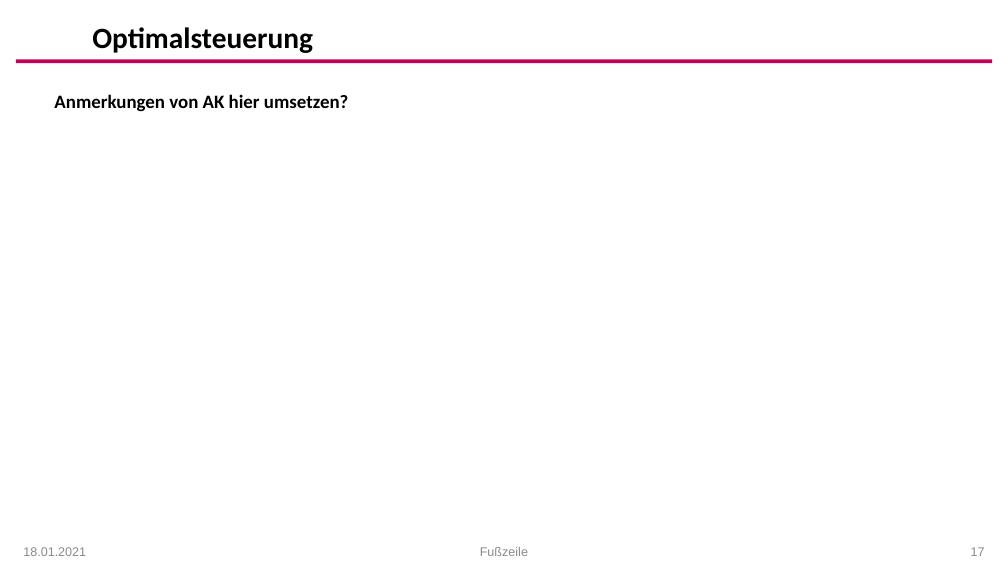
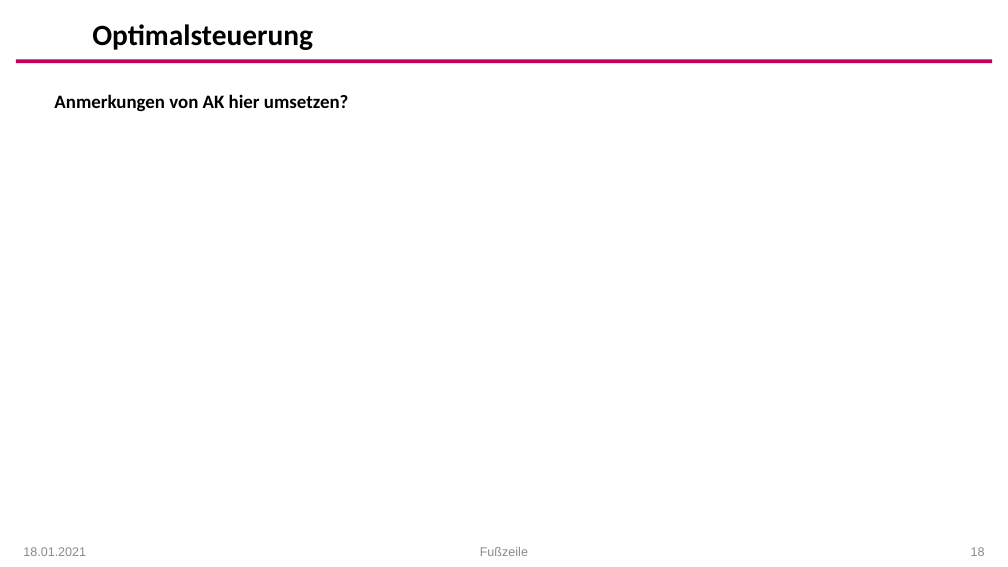
Before and after one commit to arehmer/DigitalTwinInjectionMoulding, a slide deck: slide 18 of Präsentationen/Kick-Off_Agenda.pptx (slide 17 before the commit). Drawn at 1008x567 pixels with LibreOffice and Linux fonts; fonts in the diff are those of the drawing; background and template pictures are left out. Boxes give left, top, right and bottom in pixels: in the first picture for what was removed or moved away, otherwise in the second. Text is boxed around its words. In the diff, an @@ line names an element or a change of style, - is before the commit and + after.

```diff
--- a/Präsentationen/Kick-Off_Agenda.pptx
+++ b/Präsentationen/Kick-Off_Agenda.pptx
@@ text "Optimalsteuerung" at [92,24,313,50]: line spacing 1 to 0.9 @@
@@ page number at [971,547,985,556]: text changed @@
-17
+18
```
Also in this commit, not shown: 22 other slides changed, 1 slide added, 1 slide removed, 4 other files.
